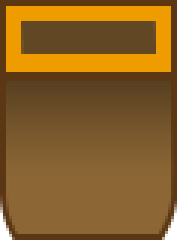
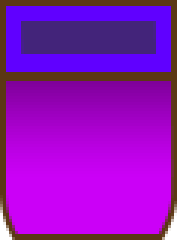
Two versions of the same layered image (177 × 240). Layer-by-layer changes:
painted on "Фигура 17" over (21, 21, 156, 54)
painted on "Фигура 16" over (6, 6, 171, 72)
painted on "Фигура 18" over (6, 81, 174, 234)
